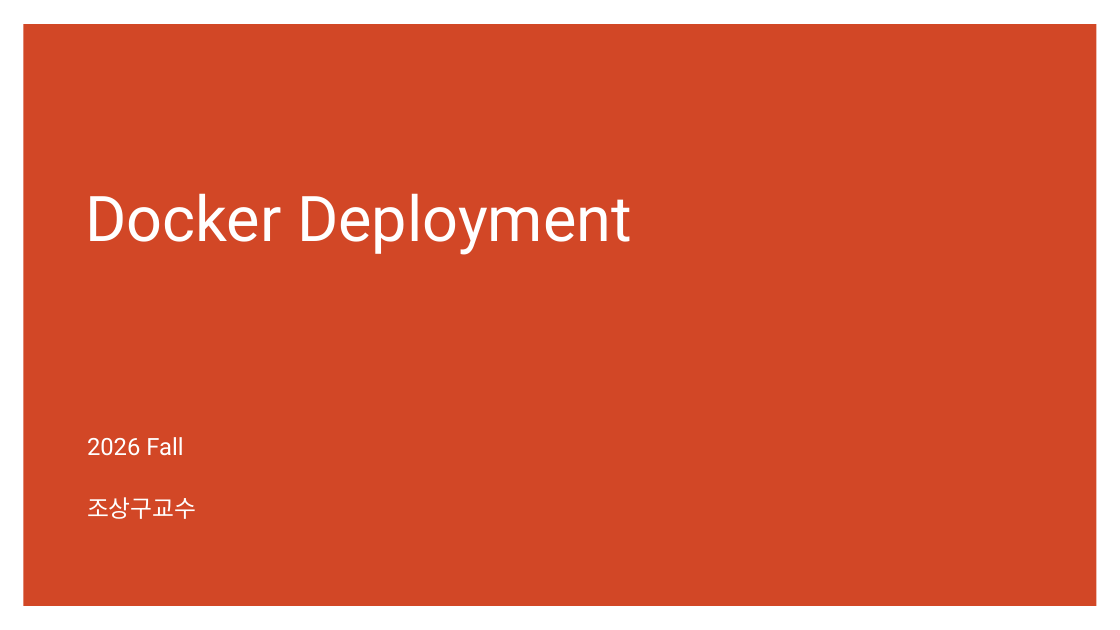
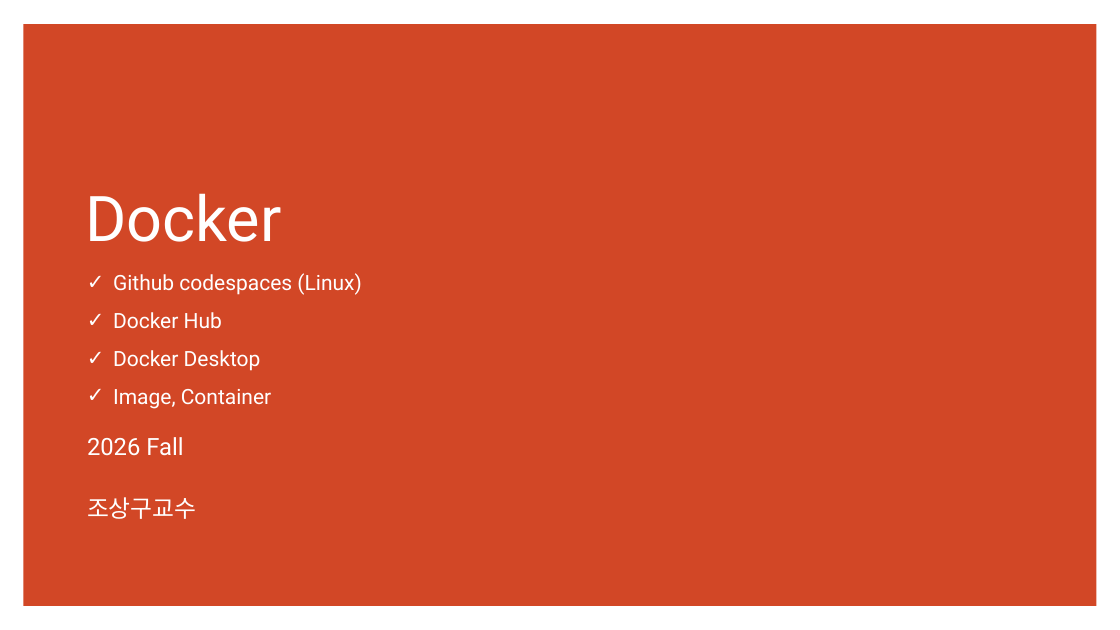
Before and after one commit to ancestor9/2026_Fall_AI-Workflow, a slide deck: slide 21 of PPTs/App Deployment.pptx (slide 11 before the commit). Drawn at 1120x630 pixels with LibreOffice and Linux fonts; fonts in the diff are those of the drawing. Boxes give left, top, right and bottom in pixels: in the first picture for what was removed or moved away, otherwise in the second. Text is boxed around its words. In the diff, an @@ line names an element or a change of style, - is before the commit and + after.

```diff
--- a/PPTs/App Deployment.pptx
+++ b/PPTs/App Deployment.pptx
@@ title at [85, 193, 281, 242]: text changed @@
-Docker Deployment
+Docker
@@ text added at [113, 273, 361, 409], 18 pt, text #FFFFFF @@
+✓ Github codespaces (Linux)
+✓ Docker Hub
+✓ Docker Desktop
+✓ Image, Container
```
Also in this commit, not shown: 6 other slides changed, 18 slides added.
